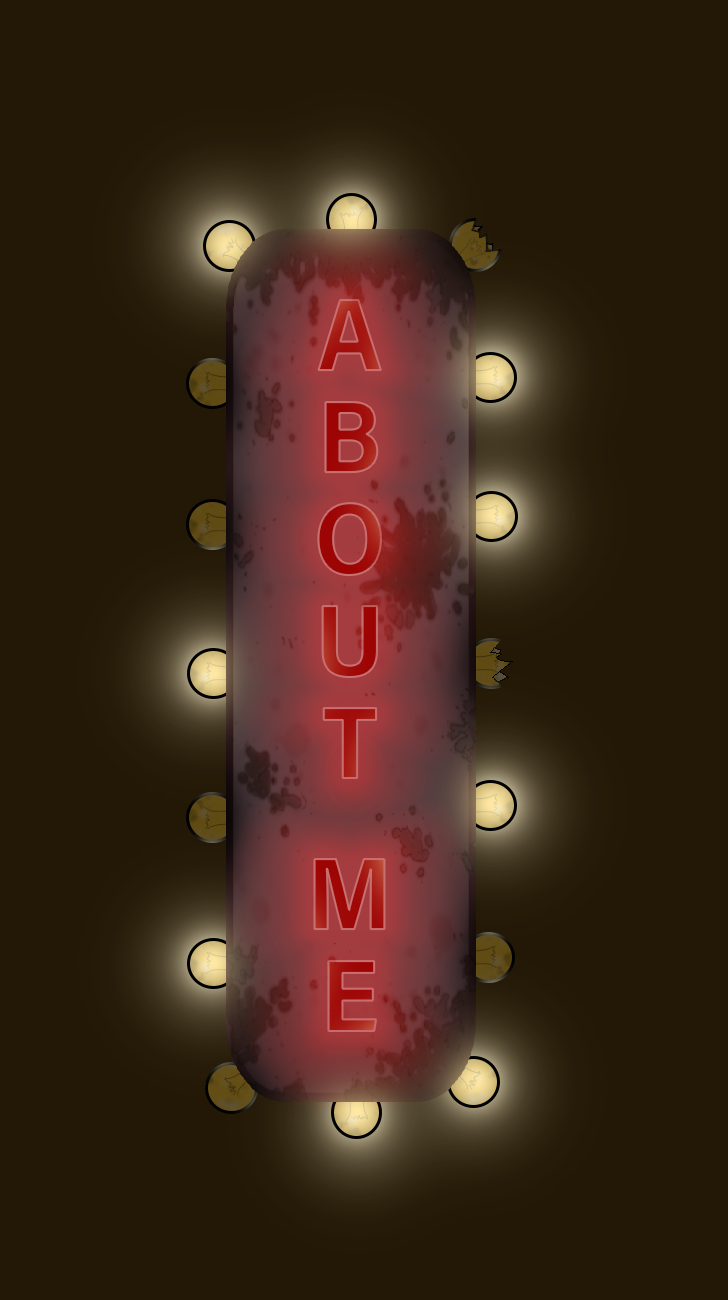
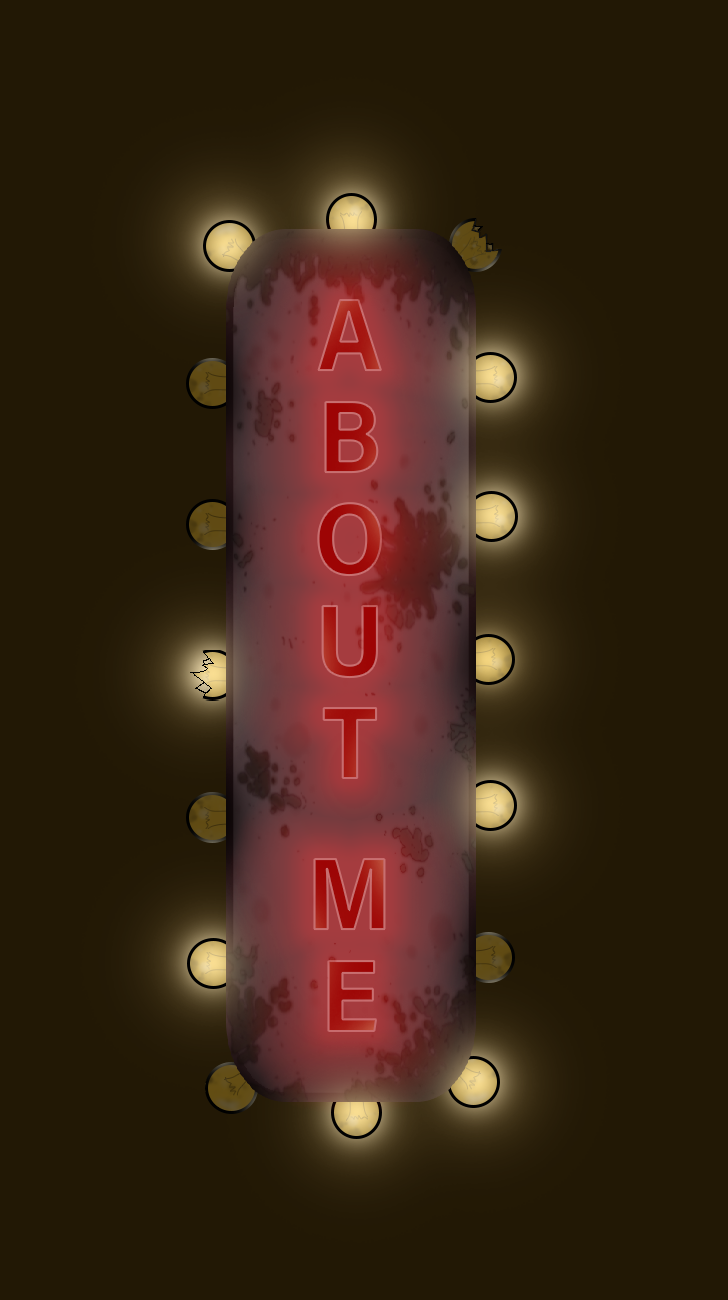
Two versions of the same layered image (728 x 1300). Layer-by-layer changes:
painted on "Calque 34" over (x1=187, y1=634, x2=515, y2=699)
removed layer "Calque 56" over (x1=476, y1=575, x2=533, y2=752)
painted on "Calque 50" over (x1=190, y1=638, x2=513, y2=701)
removed layer "Calque 54" (was 36%) over (x1=107, y1=120, x2=603, y2=1229)
renamed "Calque 14" to "Calque 62", showed it, opacity 100% → 28%, moved it above "Calque 53", painted on it over (x1=107, y1=120, x2=603, y2=1229)
painted on "Calque 53" over (x1=476, y1=606, x2=543, y2=714)
